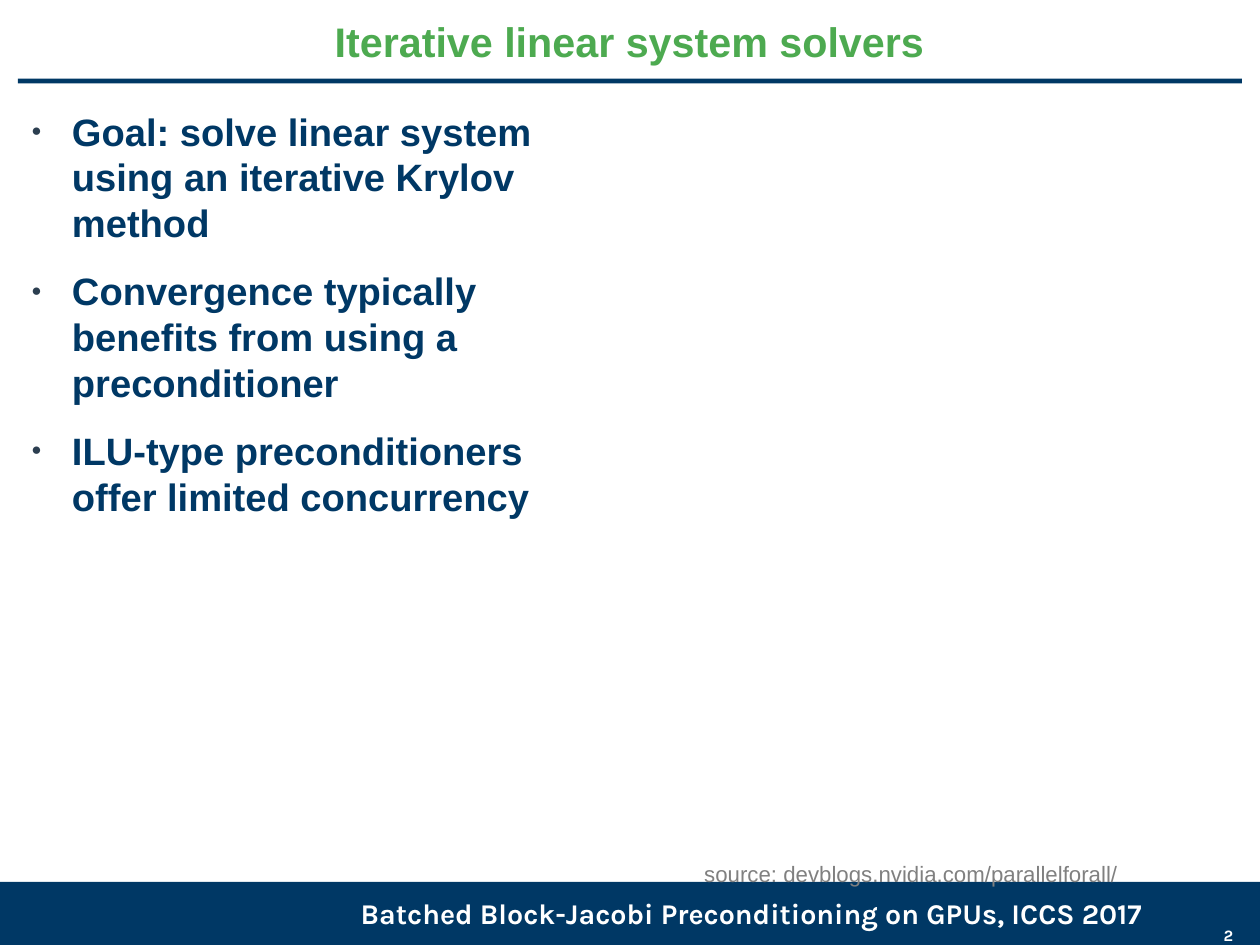
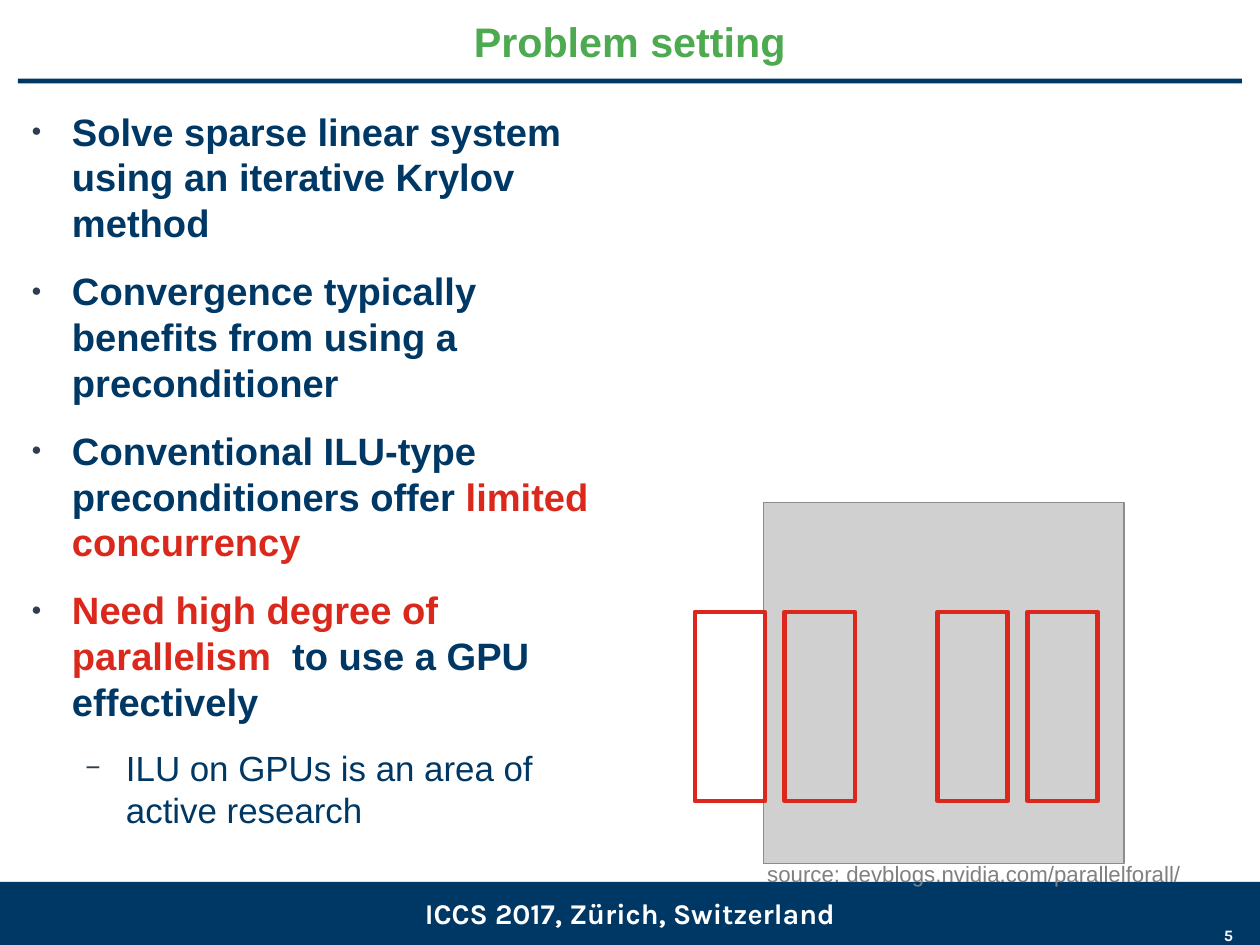
Before and after one commit to gflegar/talks, a slide deck: slide 5 of iccs_2017/slides.odp (slide 2 before the commit). Drawn at 1260x945 pixels with LibreOffice and Linux fonts; fonts in the diff are those of the drawing; grey boxes stand for pictures; background and template pictures are left out. Boxes give left, top, right and bottom in pixels: in the first picture for what was removed or moved away, otherwise in the second. Text is boxed around its words. In the diff, an @@ line names an element or a change of style, - is before the commit and + after.

Commit message:
update slides

```diff
--- a/iccs_2017/slides.odp
+++ b/iccs_2017/slides.odp
@@ title at bbox=[474, 27, 785, 65]: text changed @@
-Iterative linear system solvers
+Problem setting
@@ text at bbox=[72, 118, 561, 238]: text changed @@
-● Goal: solve linear system using an iterative Krylov method
+● Solve sparse linear system using an iterative Krylov method
@@ text at bbox=[72, 437, 589, 824]: text changed @@
-● ILU-type preconditioners offer limited concurrency
+● Conventional ILU-type preconditioners offer limited concurrency
+● Need high degree of parallelism to use a GPU effectively
+  − ILU on GPUs is an area of active research
@@ picture added at bbox=[764, 503, 1124, 863] @@
@@ rectangle added at bbox=[695, 612, 765, 800], outline #DA291C 3 pt @@
@@ rectangle added at bbox=[785, 612, 855, 800], outline #DA291C 3 pt @@
@@ rectangle added at bbox=[939, 612, 1008, 800], outline #DA291C 3 pt @@
@@ rectangle added at bbox=[1028, 612, 1098, 800], outline #DA291C 3 pt @@
@@ text "source: devblogs.nvidia.com/parallelforall/": place and size @@
-text "source: devblogs.nvidia.com/parallelforall/" at bbox=[704, 865, 1117, 888]
+text "source: devblogs.nvidia.com/parallelforall/" at bbox=[767, 865, 1180, 888]
@@ text at bbox=[425, 903, 835, 928]: text changed @@
-Batched Block-Jacobi Preconditioning on GPUs, ICCS 2017
+ICCS 2017, Zürich, Switzerland
@@ page number at bbox=[1224, 930, 1233, 942]: text changed @@
-2
+5
```
Also in this commit, not shown: 13 other slides changed, 5 slides added, 2 slides removed.
